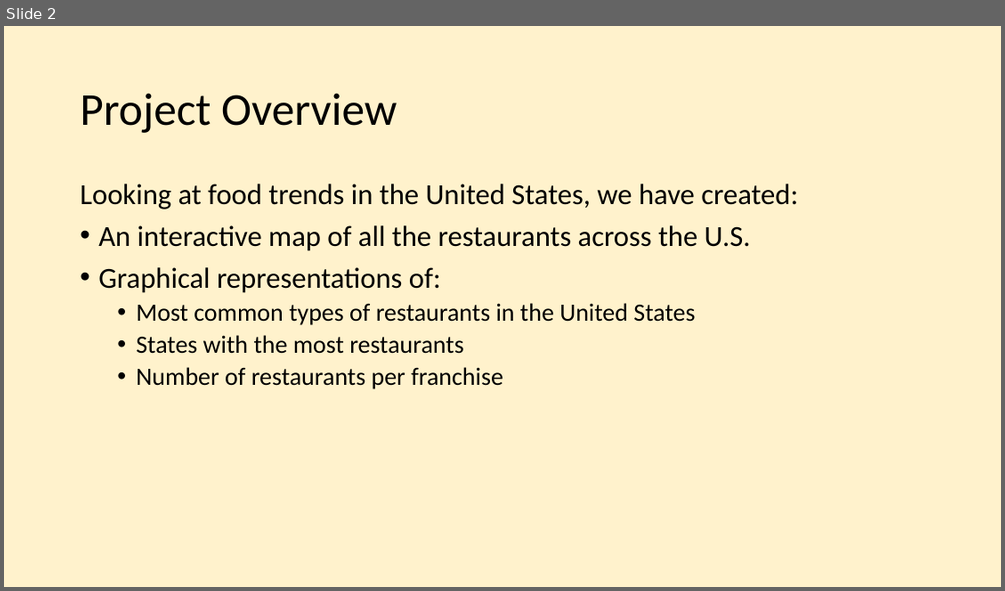
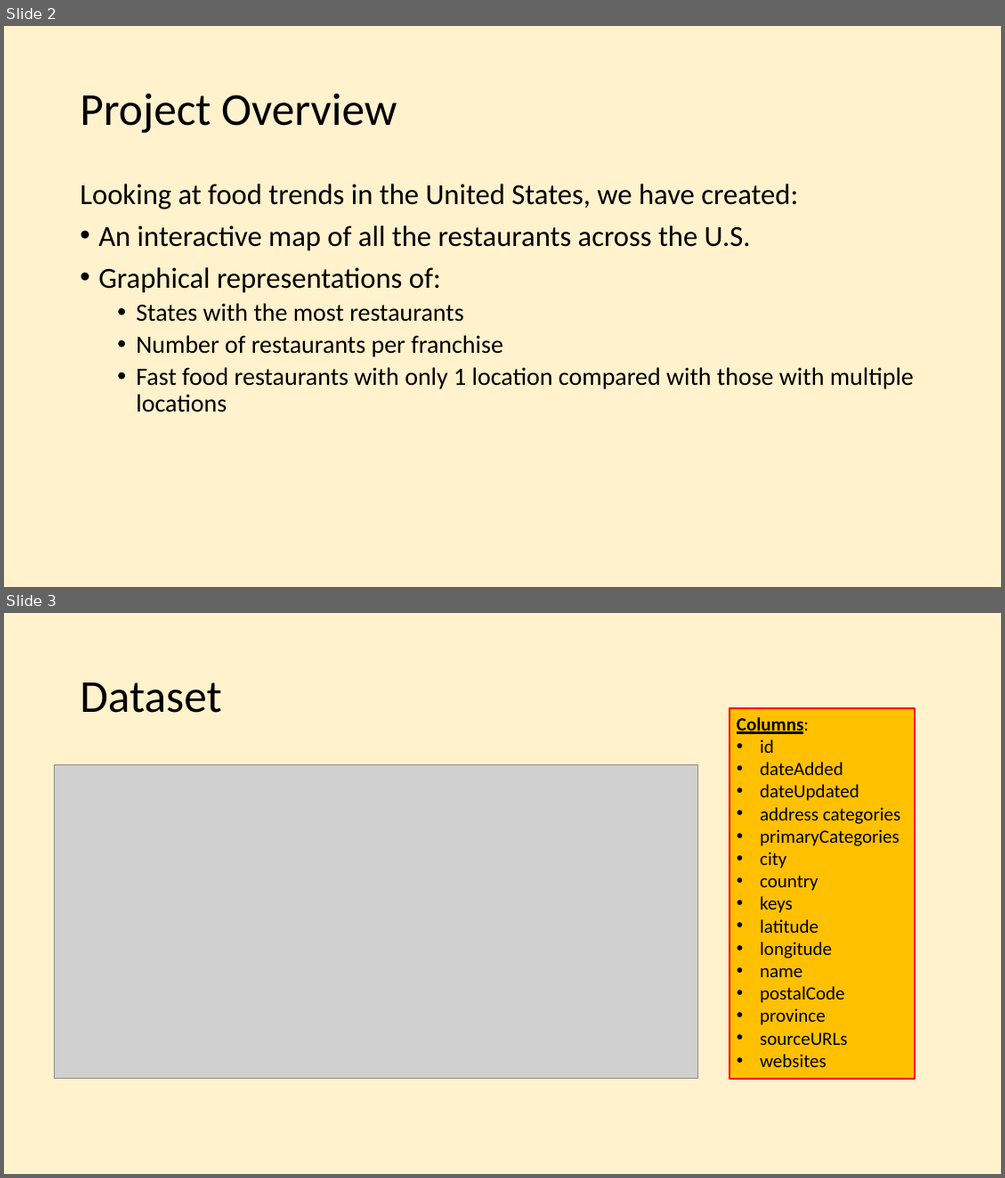
Before and after one commit to teresanttruong/M16-project-3-RTT, a slide deck: restaurants_presentation.pptx. Shown one above the other, each under a label of ours: slide 2 before the commit, slides 2 and 3 after it. The pictures are 1005x591 and 1005x1178 pixels, drawn with LibreOffice and Linux fonts; fonts in the diff are those of the drawing; grey boxes stand for pictures. Boxes give left, top, right and bottom in pixels: in the first picture for what was removed or moved away, otherwise in the second. Text is boxed around its words. In the diff, an @@ line names an element or a change of style, - is before the commit and + after.

```diff
--- a/restaurants_presentation.pptx
+++ b/restaurants_presentation.pptx
@@ slide 3 added at (x1=4, y1=613, x2=1001, y2=1174), background #FFF2CC @@
@@ title added at (x1=80, y1=682, x2=221, y2=713), 44 pt, text #000000 @@
+Dataset
@@ rectangle added at (x1=729, y1=709, x2=914, y2=1078), fill #FFC000, outline #FF0000 1.5 pt, 18 pt, text #000000 @@
+Columns:
+• id
+• dateAdded
+• dateUpdated
+• address categories
+• primaryCategories
+• city
+• country
+• keys
+• latitude
+• longitude
+• name
+• postalCode
+• province
+• sourceURLs
+• websites
@@ picture added at (x1=54, y1=765, x2=698, y2=1078) @@
@@ slide 2 changed as well @@
@@ text at (x1=136, y1=303, x2=695, y2=325): paragraph removed @@
-  • Most common types of restaurants in the United States
@@ text at (x1=136, y1=367, x2=914, y2=412): paragraph added @@
+  • Fast food restaurants with only 1 location compared with those with multiple locations
```
Also in this commit, not shown: 3 other slides changed, 3 other slides added, 6 slides removed, 2 other files.
